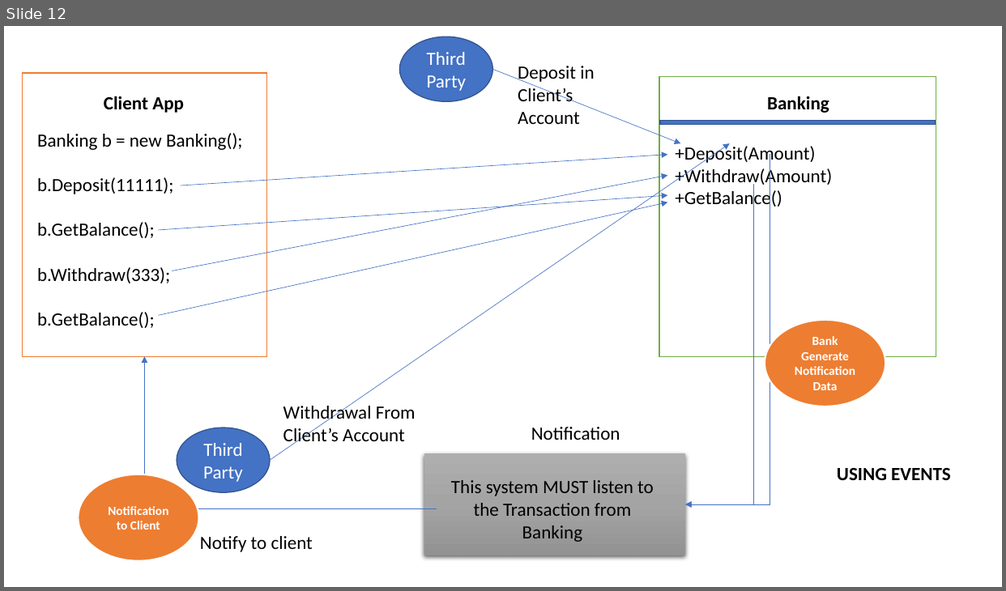
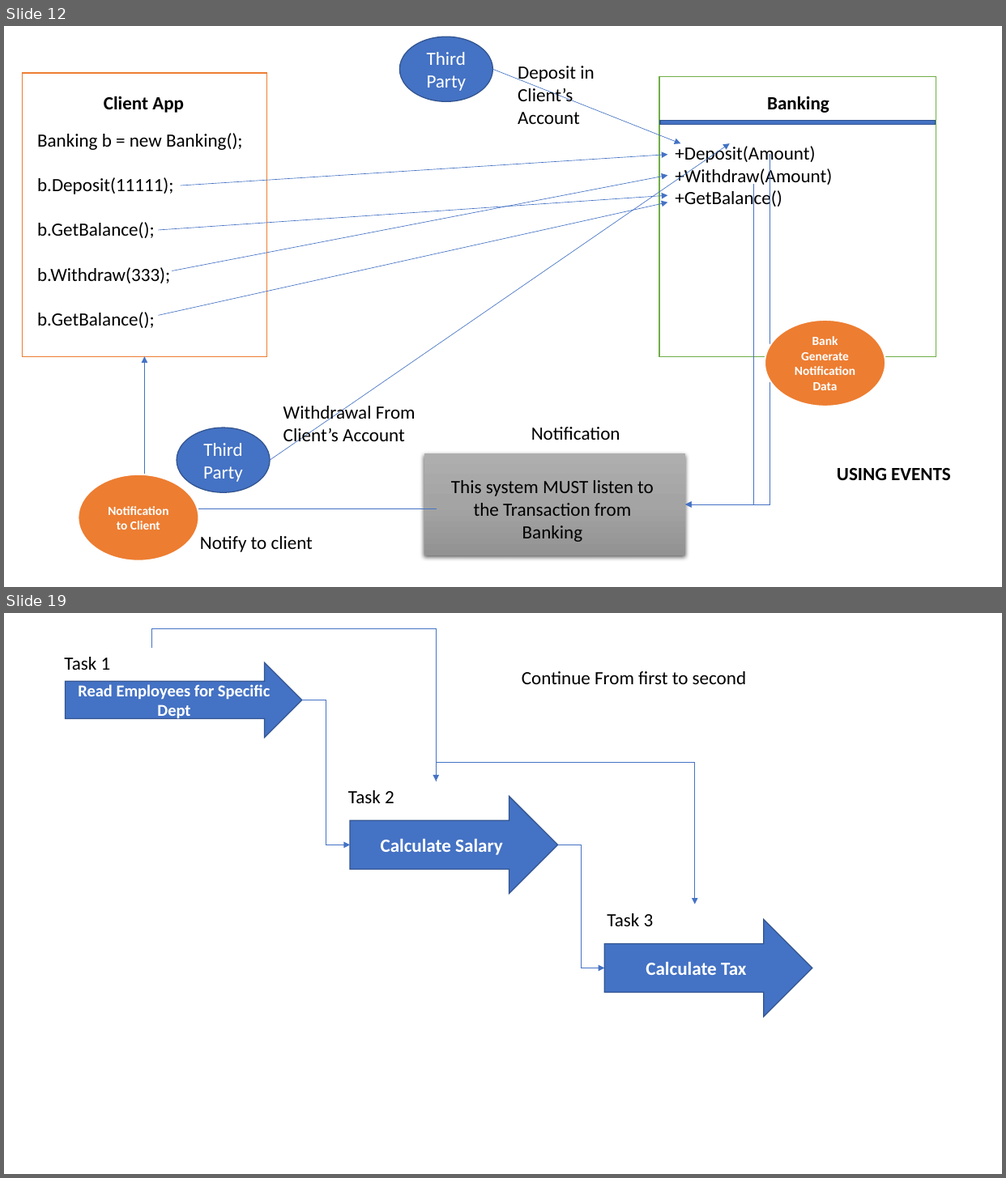
Before and after one commit to maheshsabnis/CS_Applications_MB, a slide deck: MB_Training_Images.pptx. Shown one above the other, each under a label of ours: slide 12 before the commit, slides 12 and 19 after it; the slides between them are not shown. The pictures are 1006x591 and 1006x1178 pixels, drawn with LibreOffice and Linux fonts; fonts in the diff are those of the drawing. Boxes give left, top, right and bottom in pixels: in the first picture for what was removed or moved away, otherwise in the second. Text is boxed around its words. In the diff, an @@ line names an element or a change of style, - is before the commit and + after.

```diff
--- a/MB_Training_Images.pptx
+++ b/MB_Training_Images.pptx
@@ slide 19 added at bbox=[4, 613, 1002, 1174], background #FFFFFF @@
@@ elbow arrow added from (152, 648) to (436, 781), #4472C4 0.5 pt @@
@@ text added at bbox=[64, 657, 111, 670], 18 pt, text #000000 @@
+Task 1
@@ right arrow added at bbox=[66, 662, 302, 737], fill #4472C4, outline #325491 1 pt, 16 pt, text #FFFFFF, bold @@
+Read Employees for Specific Dept
@@ text added at bbox=[522, 671, 747, 684], 18 pt, text #000000 @@
+Continue From first to second
@@ elbow arrow added from (302, 700) to (350, 845), #4472C4 0.5 pt @@
@@ elbow arrow added from (436, 781) to (695, 905), #4472C4 0.5 pt @@
@@ text added at bbox=[348, 790, 394, 803], 18 pt, text #000000 @@
+Task 2
@@ right arrow added at bbox=[350, 796, 558, 894], fill #4472C4, outline #325491 1 pt, 18 pt, text #FFFFFF, bold @@
+Calculate Salary
@@ elbow arrow added from (558, 845) to (604, 969), #4472C4 0.5 pt @@
@@ right arrow added at bbox=[604, 920, 812, 1017], fill #4472C4, outline #325491 1 pt, 18 pt, text #FFFFFF, bold @@
+Calculate Tax
@@ text added at bbox=[607, 914, 654, 926], 18 pt, text #000000 @@
+Task 3
```
Also in this commit, not shown: 6 other slides added, 24 other files.
